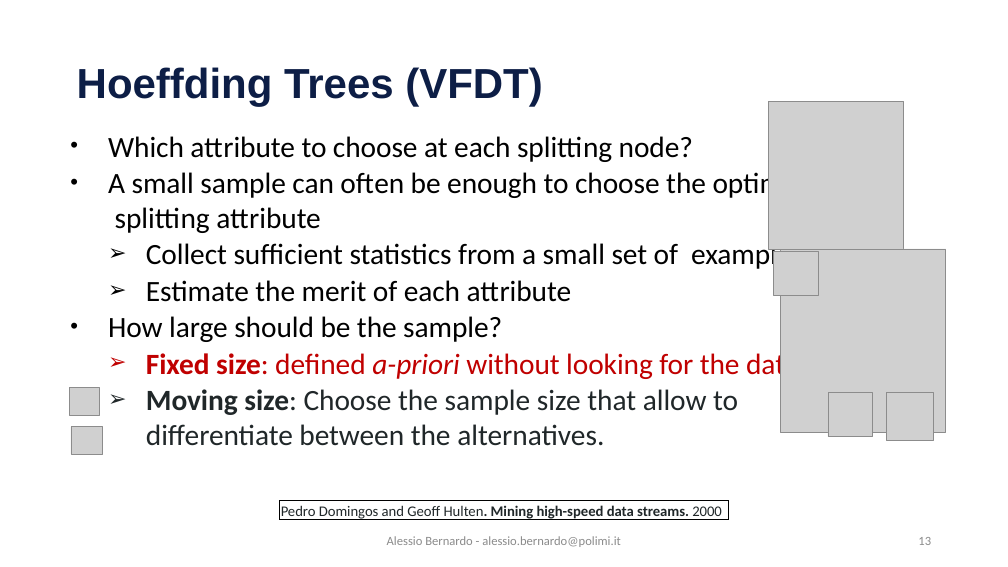
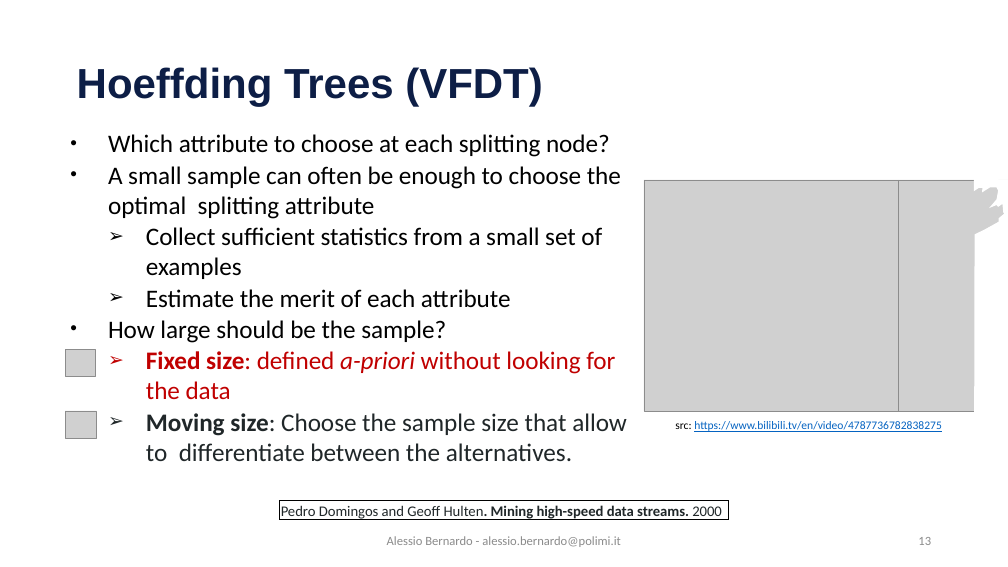
Before and after one commit to emanueledellavalle/streaming-data-analytics, a slide deck: slide 13 of lectures/09_SML/09_3_Classification.pptx. Drawn at 1008x567 pixels with LibreOffice and Linux fonts; fonts in the diff are those of the drawing; grey boxes stand for pictures; background and template pictures are left out. Boxes give left, top, right and bottom in pixels: in the first picture for what was removed or moved away, otherwise in the second. Text is boxed around its words. In the diff, an @@ line names an element or a change of style, - is before the commit and + after.

```diff
--- a/lectures/09_SML/09_3_Classification.pptx
+++ b/lectures/09_SML/09_3_Classification.pptx
@@ text "Which attribute to choose at ..." at (108,134,627,461): size 28 to 24 pt @@
@@ freeform shape added at (974,178,1008,417), fill #FFFFFF @@
@@ picture added at (644,180,898,411) @@
@@ picture added at (898,180,1008,411) @@
@@ picture: place and size @@
-picture at (70,388,99,415)
+picture at (65,349,95,377)
@@ picture: place and size @@
-picture at (71,427,102,454)
+picture at (65,411,96,439)
@@ group removed at (768,101,947,441): 5 pictures @@
@@ text added at (675,421,942,432), 11 pt, text #0563C1, underline @@
+src: https://www.bilibili.tv/en/video/4787736782838275
```
Also in this commit, not shown: 6 other slides changed, 6 other files.
